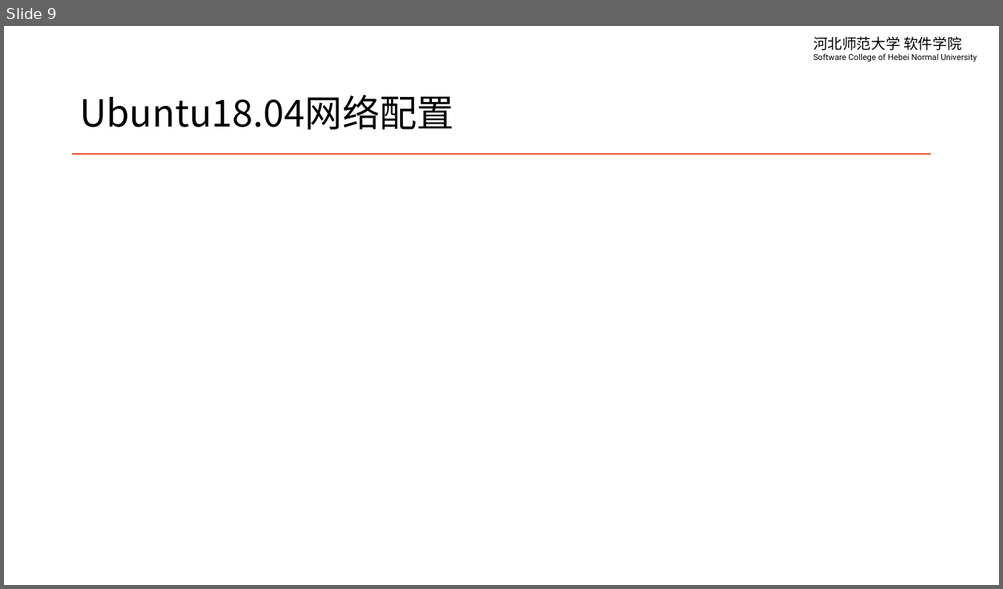
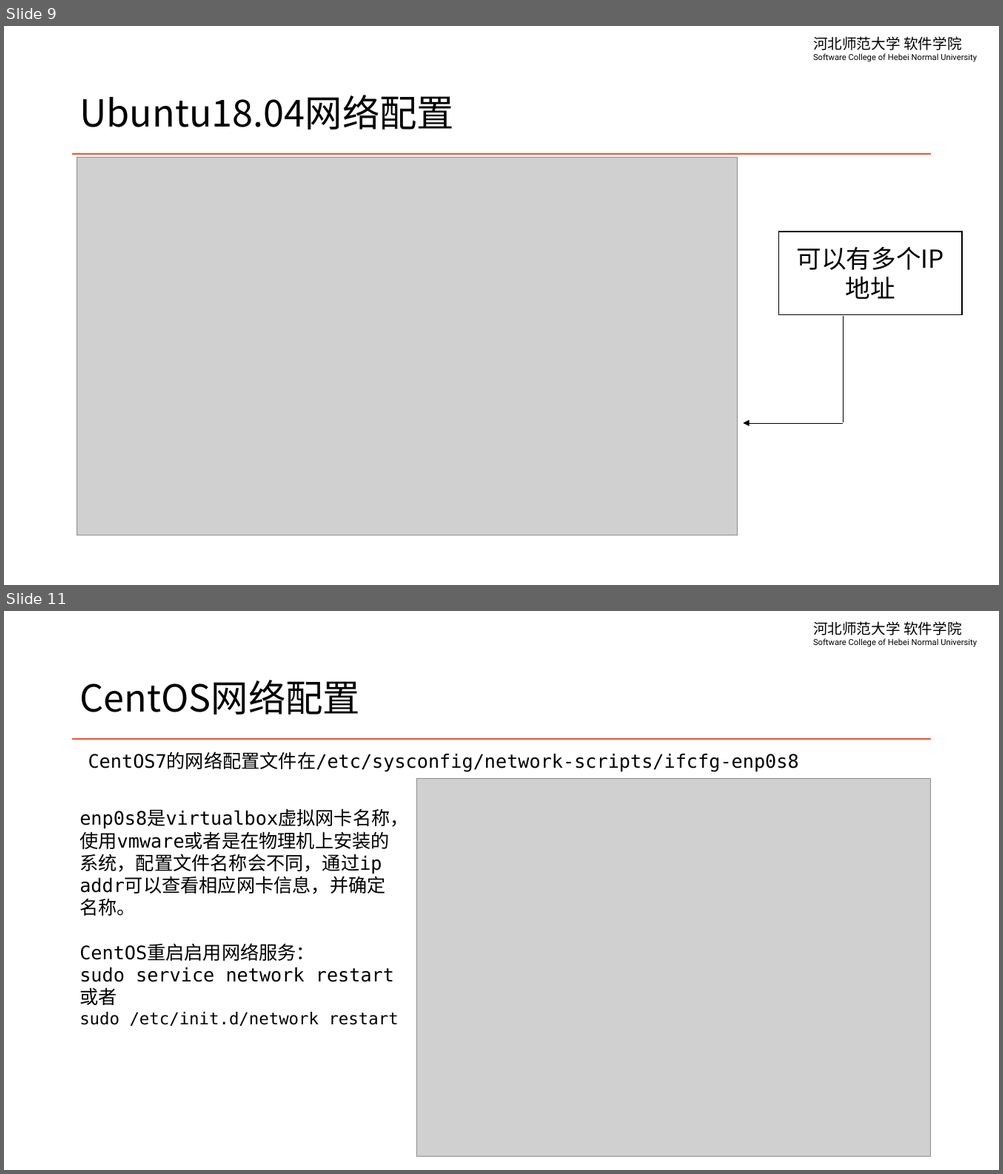
Before and after one commit to edu2act/course-linux-system, a slide deck: materials/slides/ch10-network.pptx. Shown one above the other, each under a label of ours: slide 9 before the commit, slides 9 and 11 after it; the slides between them are not shown. The pictures are 1003x589 and 1003x1174 pixels, drawn with LibreOffice and Linux fonts; fonts in the diff are those of the drawing; grey boxes stand for pictures. Boxes give left, top, right and bottom in pixels: in the first picture for what was removed or moved away, otherwise in the second. Text is boxed around its words. In the diff, an @@ line names an element or a change of style, - is before the commit and + after.

```diff
--- a/materials/slides/ch10-network.pptx
+++ b/materials/slides/ch10-network.pptx
@@ slide 11 added at <box>4,611,999,1170</box>, background #FFFFFF; not listed: 2 template elements that a slide beside it also shows @@
@@ title added at <box>79,680,360,715</box>, 36 pt, text #000000 @@
+CentOS网络配置
@@ text added at <box>88,752,799,772</box>, 18 pt, text #000000 @@
+CentOS7的网络配置文件在/etc/sysconfig/network-scripts/ifcfg-enp0s8
@@ picture added at <box>417,779,930,1157</box> @@
@@ text added at <box>79,810,408,1026</box>, 18 pt, text #000000 @@
+enp0s8是virtualbox虚拟网卡名称，使用vmware或者是在物理机上安装的系统，配置文件名称会不同，通过ip addr可以查看相应网卡信息，并确定名称。
+CentOS重启启用网络服务：
+sudo service network restart
+或者
+sudo /etc/init.d/network restart
@@ slide 9 changed as well @@
@@ picture added at <box>77,157,737,536</box> @@
@@ rectangle added at <box>779,232,962,315</box>, fill #FFFFFF, outline #000000 1 pt, 24 pt, text #000000 @@
+可以有多个IP地址
@@ line added from (842, 423) to (842, 315), #000000 0.5 pt @@
@@ arrow added from (842, 423) to (743, 423), #000000 0.5 pt @@
```
Also in this commit, not shown: 8 other slides changed, 4 other slides added, 2 slides removed, 3 other files.
